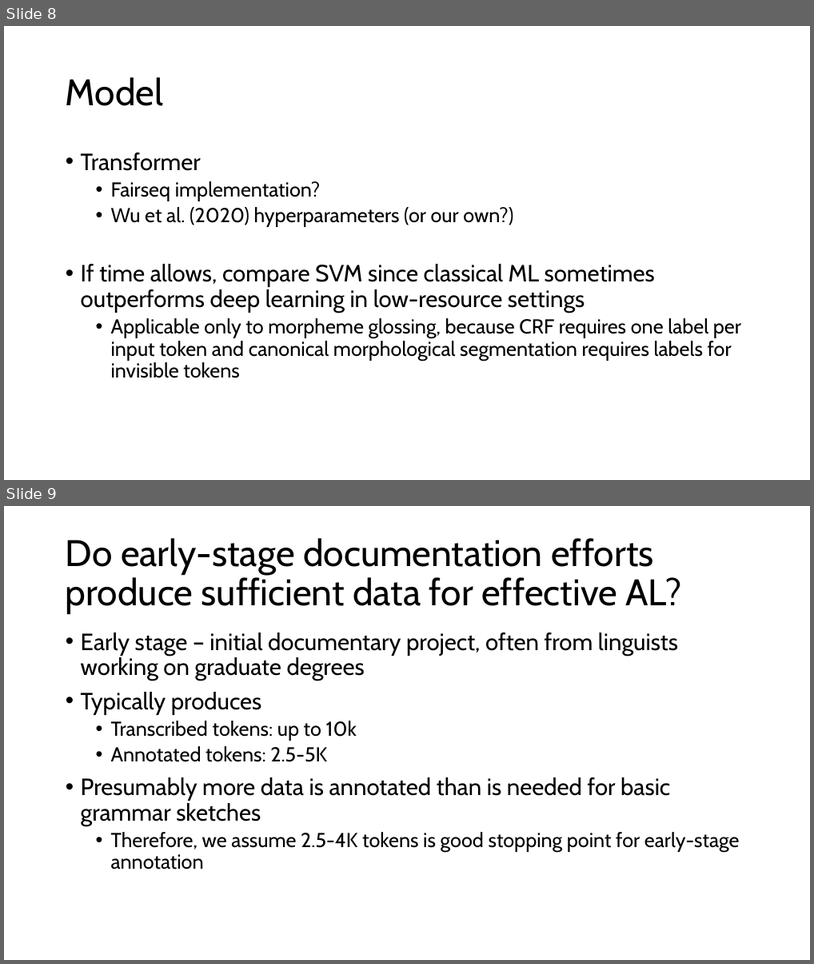
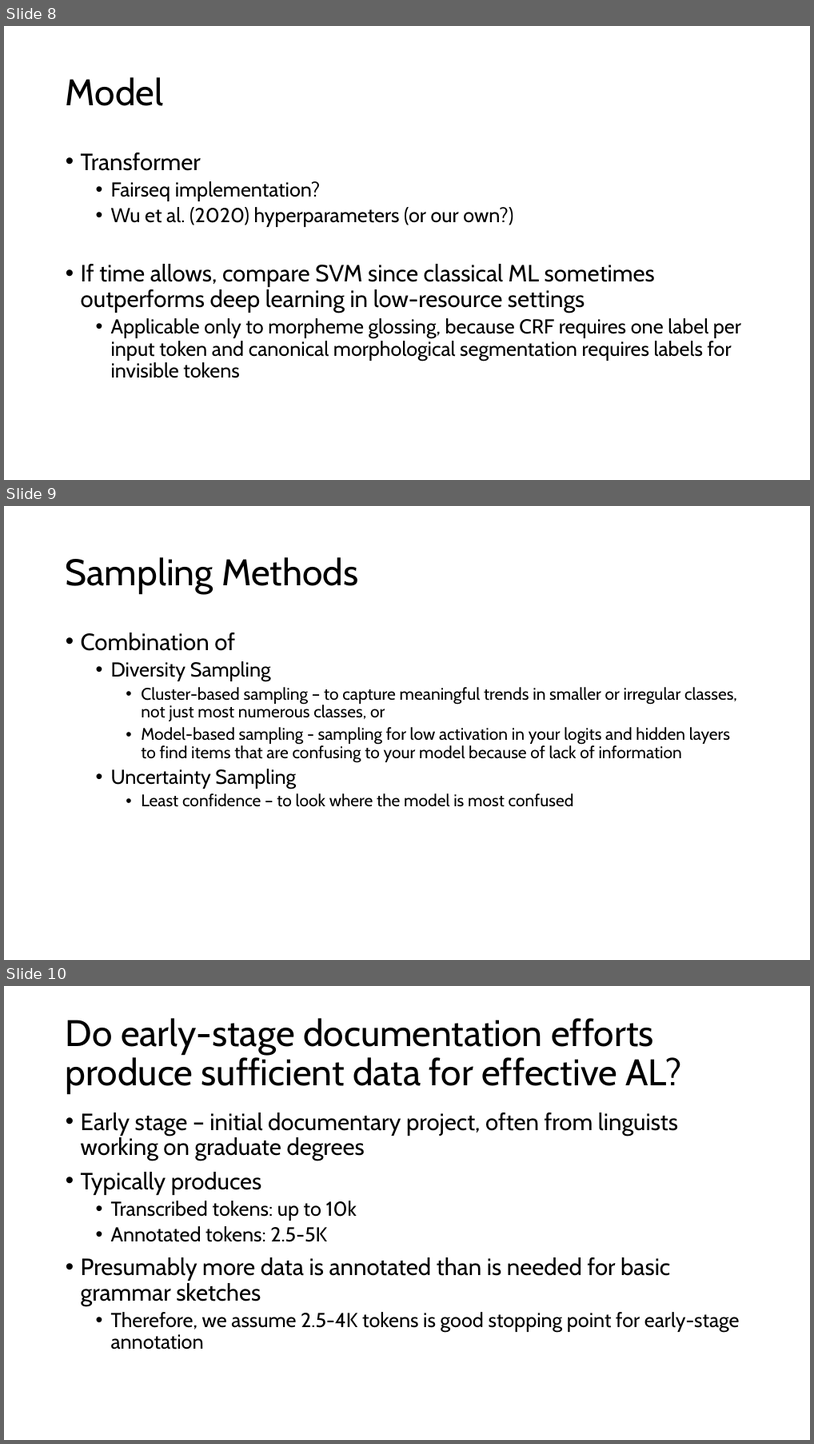
Before and after one commit to ufcompling/al_morph, a slide deck: OptimalALDataProportionsLangDoc.pptx. Shown one above the other, each under a label of ours: slides 8 and 9 before the commit, slides 8, 9 and 10 after it. The pictures are 814x964 and 814x1444 pixels, drawn with LibreOffice and Linux fonts; fonts in the diff are those of the drawing. Boxes give left, top, right and bottom in pixels: in the first picture for what was removed or moved away, otherwise in the second. Text is boxed around its words. In the diff, an @@ line names an element or a change of style, - is before the commit and + after.

```diff
--- a/OptimalALDataProportionsLangDoc.pptx
+++ b/OptimalALDataProportionsLangDoc.pptx
@@ slide 9 added at (4, 506, 810, 960), background #FFFFFF @@
@@ title added at (66, 557, 358, 594), 44 pt, text #000000 @@
+Sampling Methods
@@ text added at (81, 632, 738, 807), 20 pt, text #000000 @@
+• Combination of
+  • Diversity Sampling
+    • Cluster-based sampling – to capture meaningful trends in smaller or irregular classes, not just most numerous classes, or
+    • Model-based sampling - sampling for low activation in your logits and hidden layers to find items that are confusing to your model because of lack of information
+  • Uncertainty Sampling
+    • Least confidence – to look where the model is most confused
@@ what was slide 9 is now slide 10 @@
```
